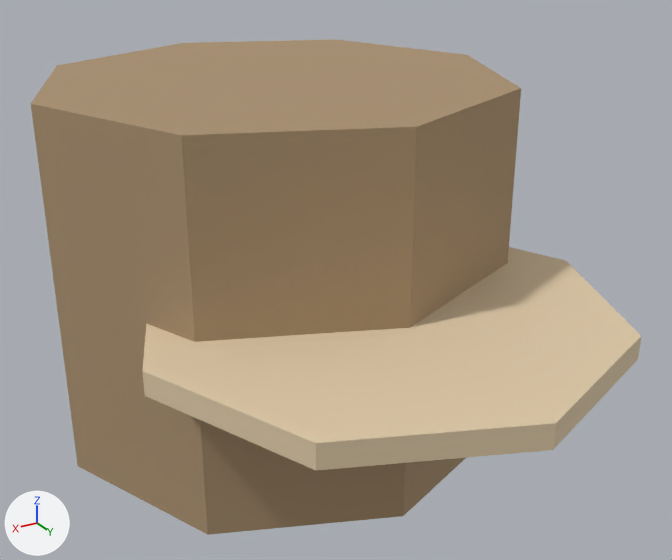
What one commit did to the FBX model Assets/Resources/Models/stump.fbx.
Both versions are drawn from a 50 mm camera at (0.57, 1.354, 0.489) aimed at (-0.013, 0.383, 0.003). The lights are fixed; the arrows at lower left show +X, +Y and +Z. The older version comes first.

Before the edit, the objects in view are built like this:
```python
me_cylinder = bpy.data.meshes.new('Cylinder')
me_cylinder.from_pydata(...)  # an 8-sided cylinder along z spanning x -0.32..0.32, y -0.07..0.57, z -0.25..0.25
me_cylinder.materials.append(mat_bark)  # beige #aa906f
me_cylinder_001 = bpy.data.meshes.new('Cylinder.001')
me_cylinder_001.from_pydata(...)  # an 8-sided cylinder along z spanning x -0.3..0.3, y 0.21..0.81, z -0.015..0.015
me_cylinder_001.materials.append(mat_cut)  # beige #e1cbaa
ob_cuttop = bpy.data.objects.new('CutTop', me_cylinder_001)
ob_cuttop.location = (0.0, 0.0, 0.0)
ob_stump = bpy.data.objects.new('Stump', me_cylinder)
ob_stump.location = (0.0, 0.0, 0.0)
```
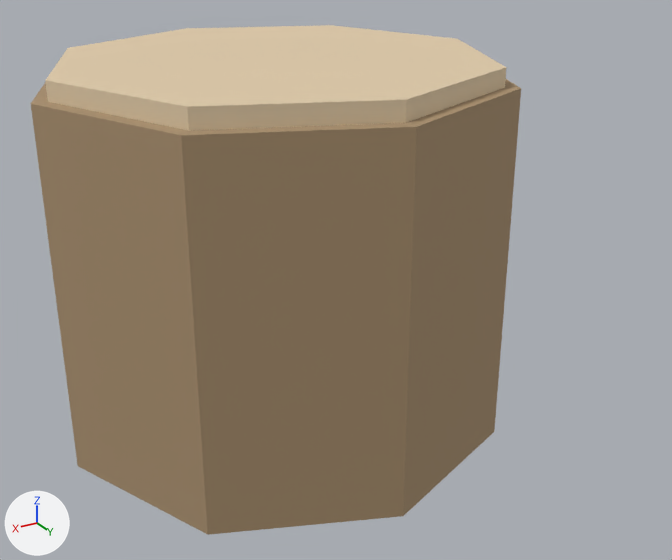
The newer file is also turned or shifted as a whole; pictures and numbers use the older file's frame.

The change, as a list of edits to the scene's bpy script:
```text
Change me_cylinder_001:
    used by ob_cuttop; location = (0.0, 0.0, 0.0)
    remove me_cylinder_001.from_pydata(...)  # 16 vertices, 10 faces; spans x -0.3..0.3, y 0.21..0.81, z -0.015..0.015
    add me_cylinder_001.from_pydata(...)  # 16 vertices, 10 faces; spans x -0.3..0.3, y -0.05..0.55, z 0.245..0.275
    me_cylinder_001 part 1: the whole mesh is moved by (0.0, -0.26, 0.26)
```

Where the change shows, as pixel boxes (x1, y1, x2, y2) in the pictures (672 x 560 px):
'CutTop', moved: before (142, 247, 641, 470); after (45, 25, 506, 131)
